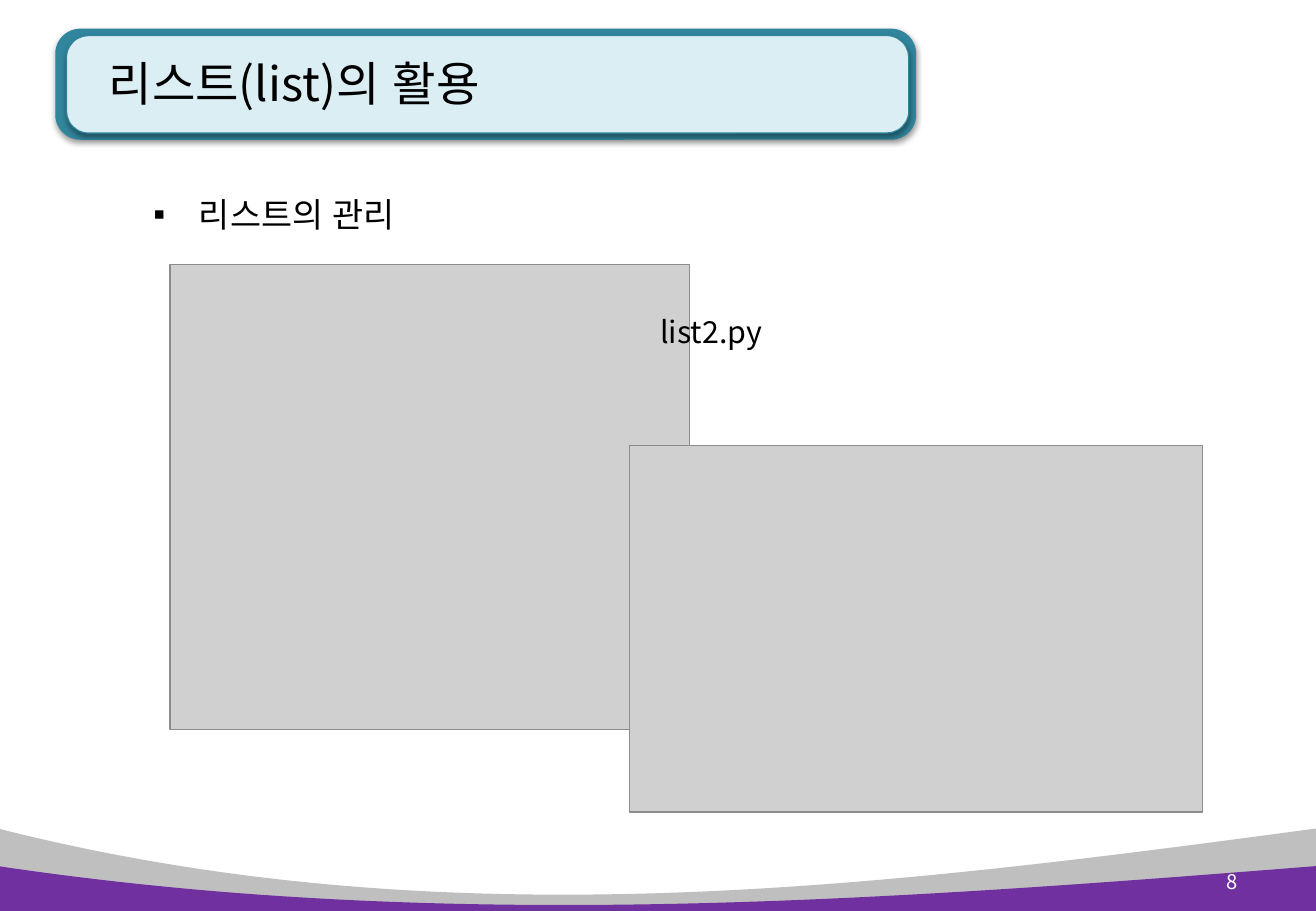
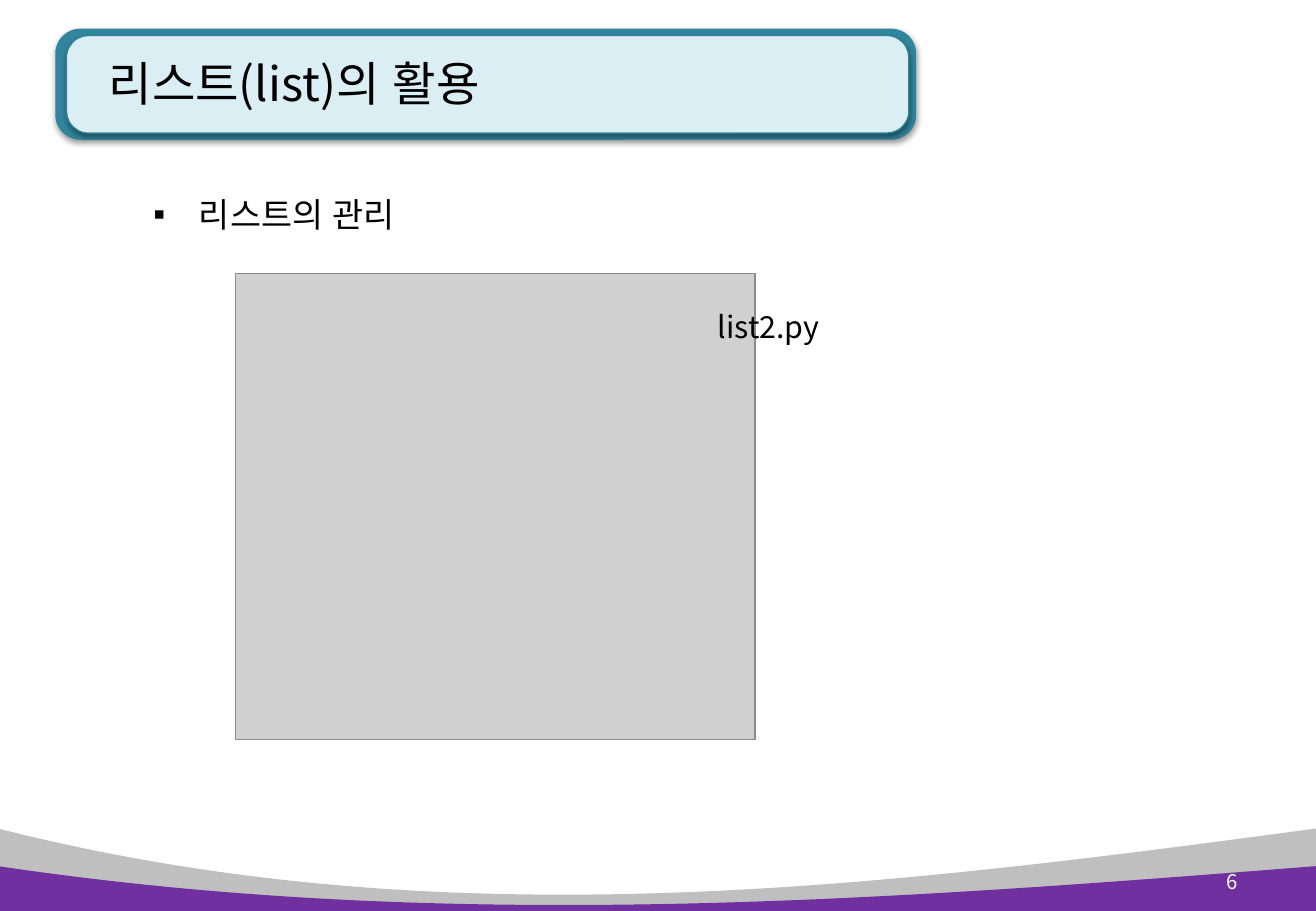
Before and after one commit to kiyongee2/green_pyworks, a slide deck: slide 6 of python_ppt_2023/Python 4장. 리스트, 튜플, 딕셔너리.pptx (slide 8 before the commit). Drawn at 1316x911 pixels with LibreOffice and Linux fonts; fonts in the diff are those of the drawing; grey boxes stand for pictures. Boxes give left, top, right and bottom in pixels: in the first picture for what was removed or moved away, otherwise in the second. Text is boxed around its words. In the diff, an @@ line names an element or a change of style, - is before the commit and + after.

```diff
--- a/python_ppt_2023/Python 4장. 리스트, 튜플, 딕셔너리.pptx
+++ b/python_ppt_2023/Python 4장. 리스트, 튜플, 딕셔너리.pptx
@@ picture: place and size @@
-picture at (170, 265, 690, 730)
+picture at (236, 273, 756, 739)
@@ text "list2.py": place and size @@
-text "list2.py" at (660, 313, 762, 352)
+text "list2.py" at (718, 308, 820, 347)
@@ picture removed at (629, 446, 1203, 813) @@
@@ page number at (1227, 868, 1238, 889): text changed @@
-8
+6
```
Also in this commit, not shown: 1 slide added, 2 slides removed, 3 other files.
